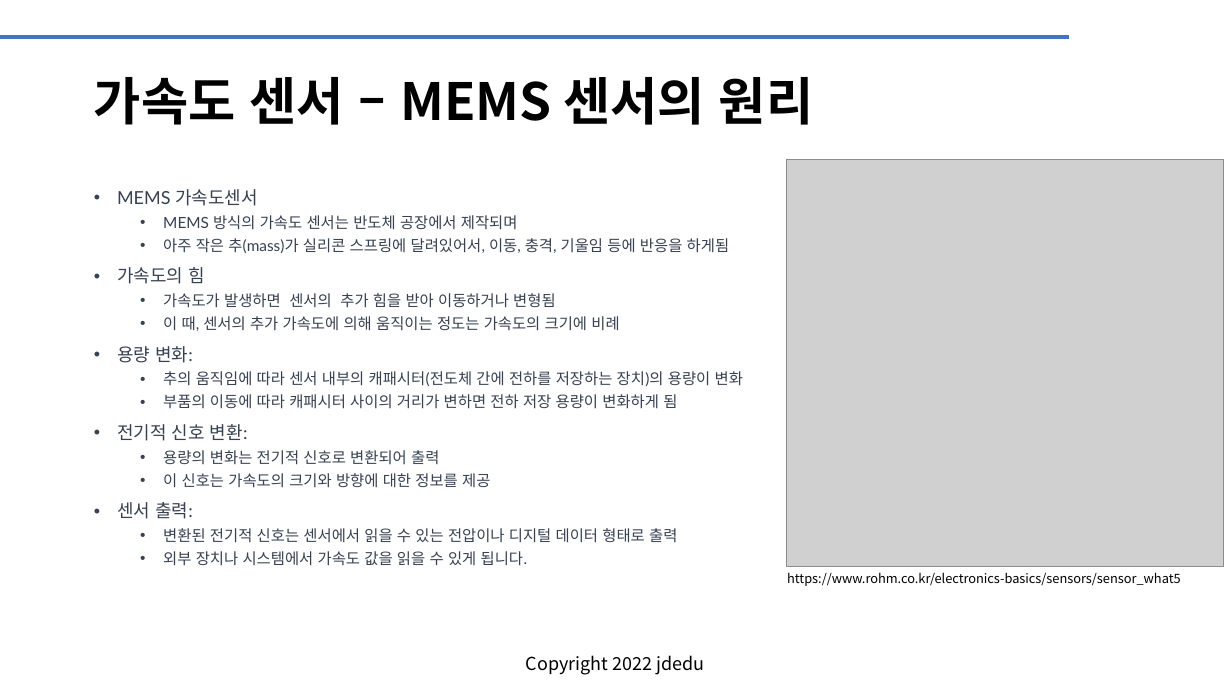
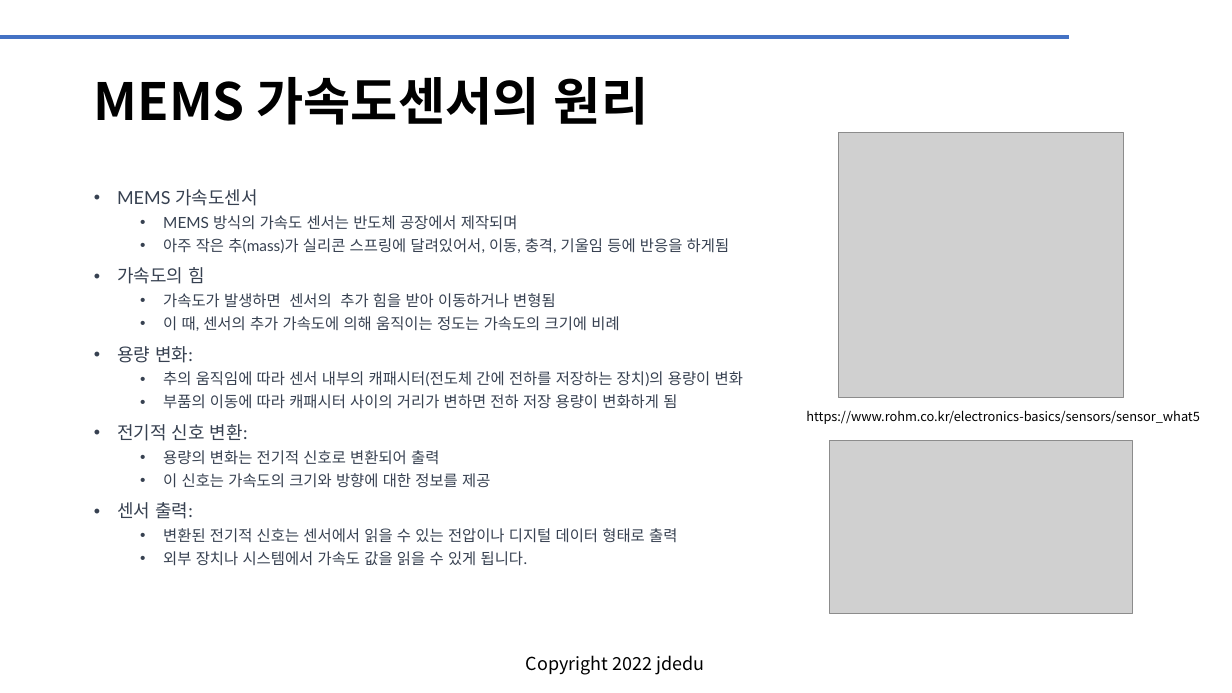
Before and after one commit to JD-edu/KG-KAIROS_robot, a slide deck: slide 29 of doc/KG-KAIROS 로봇센서.pptx (slide 25 before the commit). Drawn at 1232x693 pixels with LibreOffice and Linux fonts; fonts in the diff are those of the drawing; grey boxes stand for pictures; background and template pictures are left out. Boxes give left, top, right and bottom in pixels: in the first picture for what was removed or moved away, otherwise in the second. Text is boxed around its words. In the diff, an @@ line names an element or a change of style, - is before the commit and + after.

```diff
--- a/doc/KG-KAIROS 로봇센서.pptx
+++ b/doc/KG-KAIROS 로봇센서.pptx
@@ title at (94,77,648,125): text changed @@
-가속도 센서 – MEMS 센서의 원리
+MEMS 가속도센서의 원리
@@ picture: place and size @@
-picture at (787,159,1224,567)
+picture at (839,133,1124,398)
@@ text "https://www.rohm.co.kr/electronics-basics/sensors/sensor_wha ...": place and size @@
-text "https://www.rohm.co.kr/electronics-basics/sensors/sensor_wha ..." at (787,572,1181,586)
+text "https://www.rohm.co.kr/electronics-basics/sensors/sensor_wha ..." at (806,410,1200,424)
@@ picture added at (830,440,1132,613) @@
```
Also in this commit, not shown: 4 other slides changed, 6 slides added, 1 other file.
